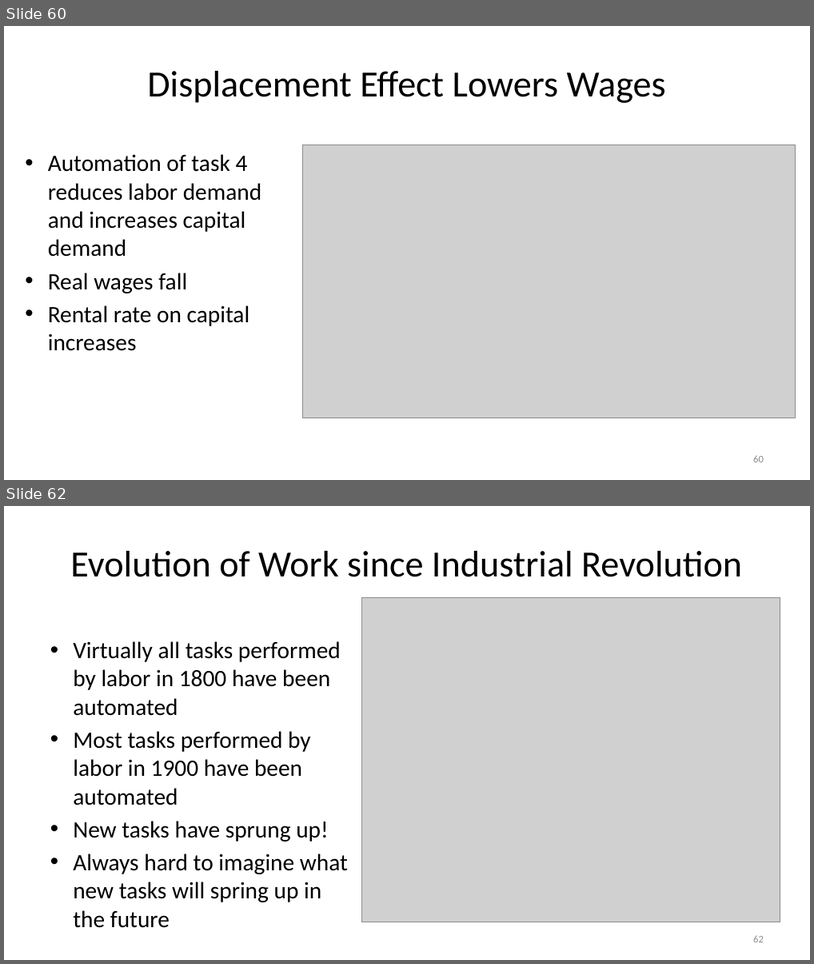
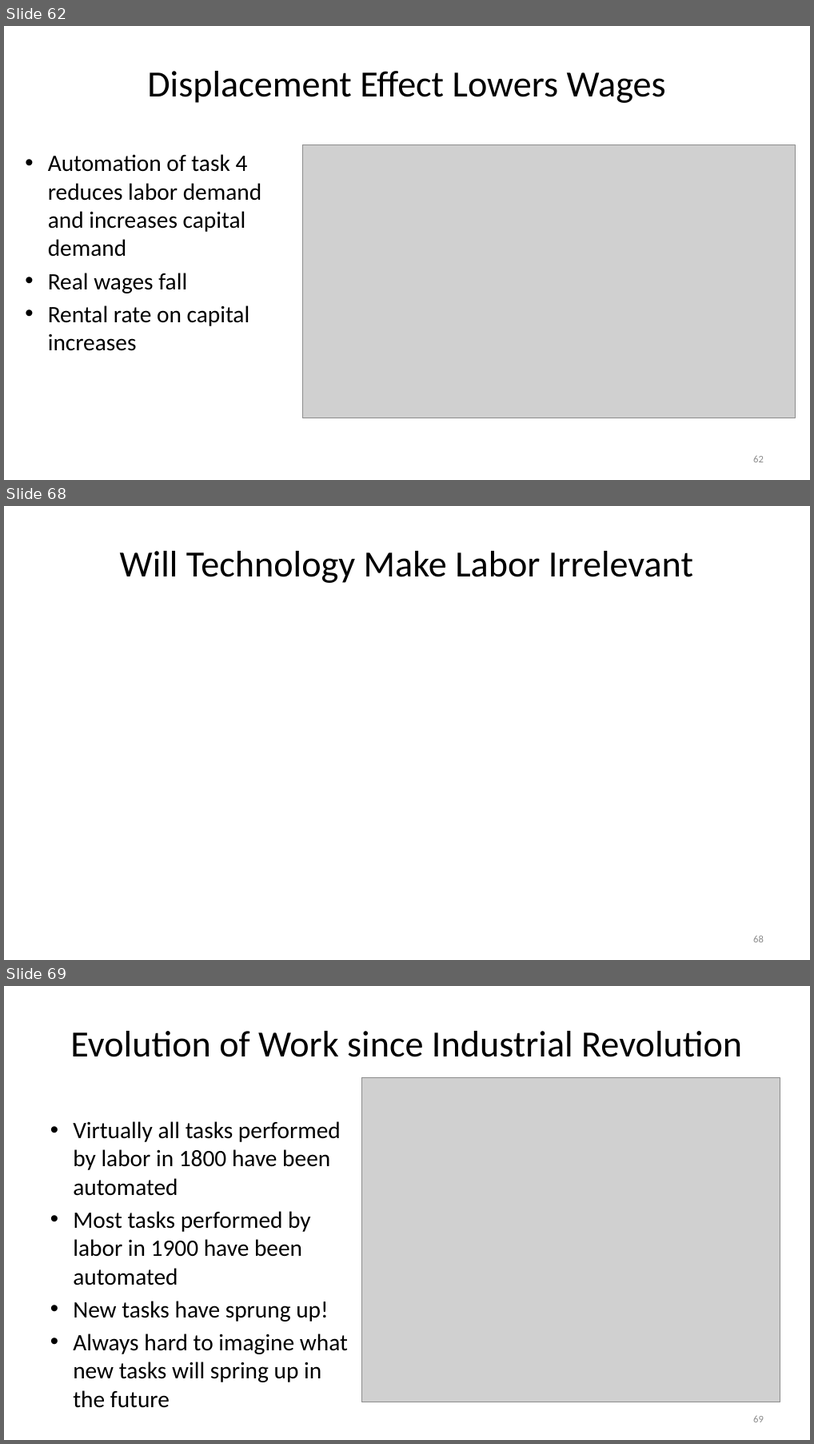
Before and after one commit to jonsteinsson/jonsteinsson.github.io, a slide deck: static/teaching/ProductionSlides.pptx. Shown one above the other, each under a label of ours: slides 60 and 62 before the commit, slides 62, 68 and 69 after it; the slides between them are not shown. The pictures are 814x964 and 814x1444 pixels, drawn with LibreOffice and Linux fonts; fonts in the diff are those of the drawing; grey boxes stand for pictures. Boxes give left, top, right and bottom in pixels: in the first picture for what was removed or moved away, otherwise in the second. Text is boxed around its words. In the diff, an @@ line names an element or a change of style, - is before the commit and + after.

```diff
--- a/static/teaching/ProductionSlides.pptx
+++ b/static/teaching/ProductionSlides.pptx
@@ slide 68 added at (4, 506, 810, 960), background #FFFFFF @@
@@ title added at (120, 551, 694, 583), 44 pt, text #000000 @@
+Will Technology Make Labor Irrelevant
@@ page number added at (754, 935, 764, 942), 12 pt, text #8C8C8C @@
+68
@@ what was slide 60 is now slide 62 @@
@@ page number at (754, 455, 764, 462): text changed @@
-60
+62
@@ what was slide 62 is now slide 69 @@
@@ page number at (754, 1415, 764, 1422): text changed @@
-62
+69
```
Also in this commit, not shown: 5 slides changed, 8 other slides added, 2 slides removed, 1 other file.
